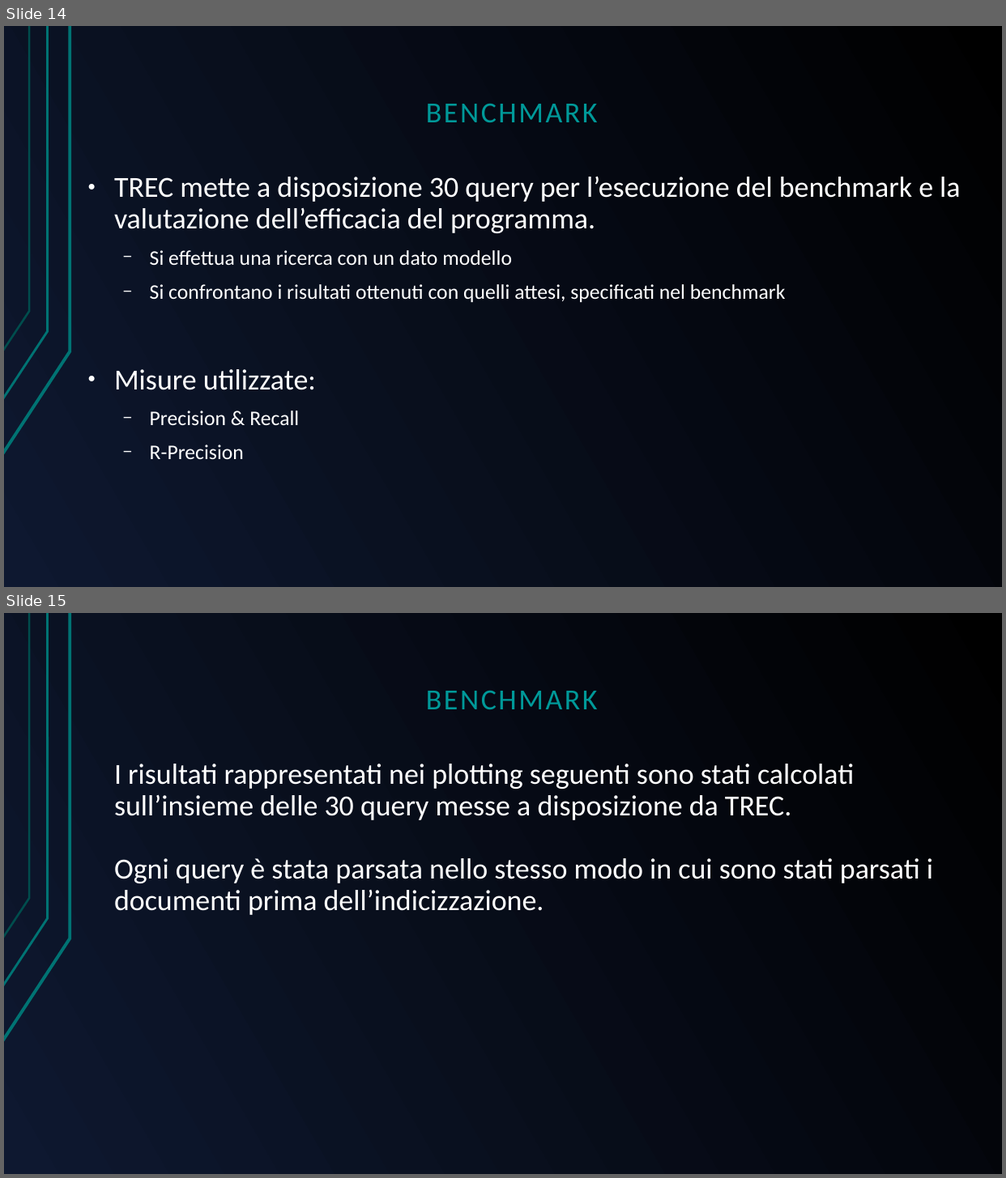
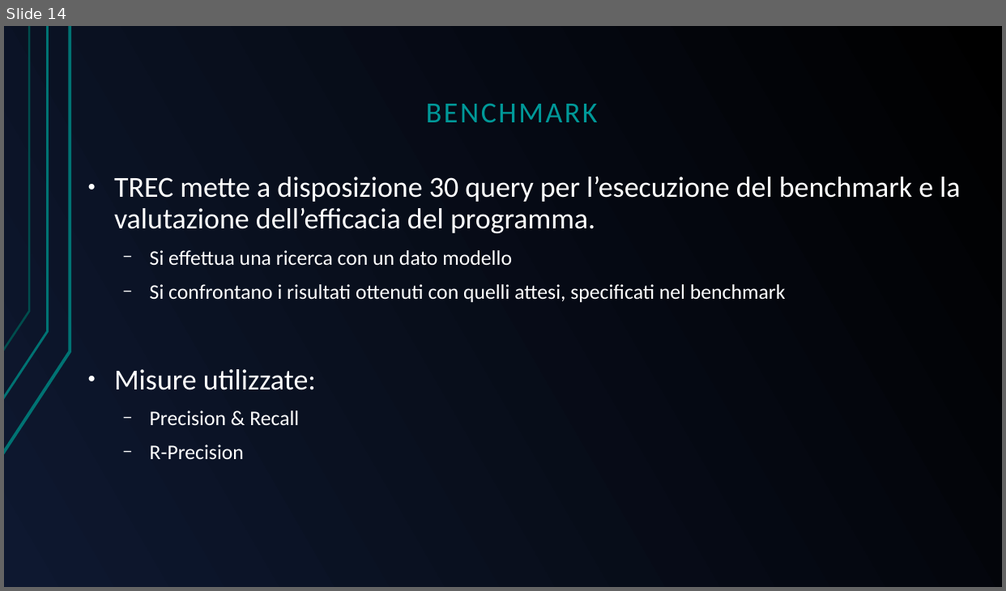
Before and after one commit to GreRagu/ProgettoGavi, a slide deck: Hegregio.odp. Shown one above the other, each under a label of ours: slides 14 and 15 before the commit, slide 14 after it. The pictures are 1006x1178 and 1006x591 pixels, drawn with LibreOffice and Linux fonts; fonts in the diff are those of the drawing. Boxes give left, top, right and bottom in pixels: in the first picture for what was removed or moved away, otherwise in the second. Text is boxed around its words. In the diff, an @@ line names an element or a change of style, - is before the commit and + after.

```diff
--- a/Hegregio.odp
+++ b/Hegregio.odp
@@ slide 15 removed at [4, 613, 1002, 1174], background gradient #000000 to #0E1830; not listed: 3 template elements that a slide beside it also shows @@
@@ text removed at [426, 691, 598, 709] @@
-BENCHMARK
@@ text removed at [114, 764, 933, 915] @@
-I risultati rappresentati nei plotting seguenti sono stati calcolati sull’insieme delle 30 query messe a disposizione da TREC.
-Ogni query è stata parsata nello stesso modo in cui sono stati parsati i documenti prima dell’indicizzazione.
```
Also in this commit, not shown: 5 slides changed.
